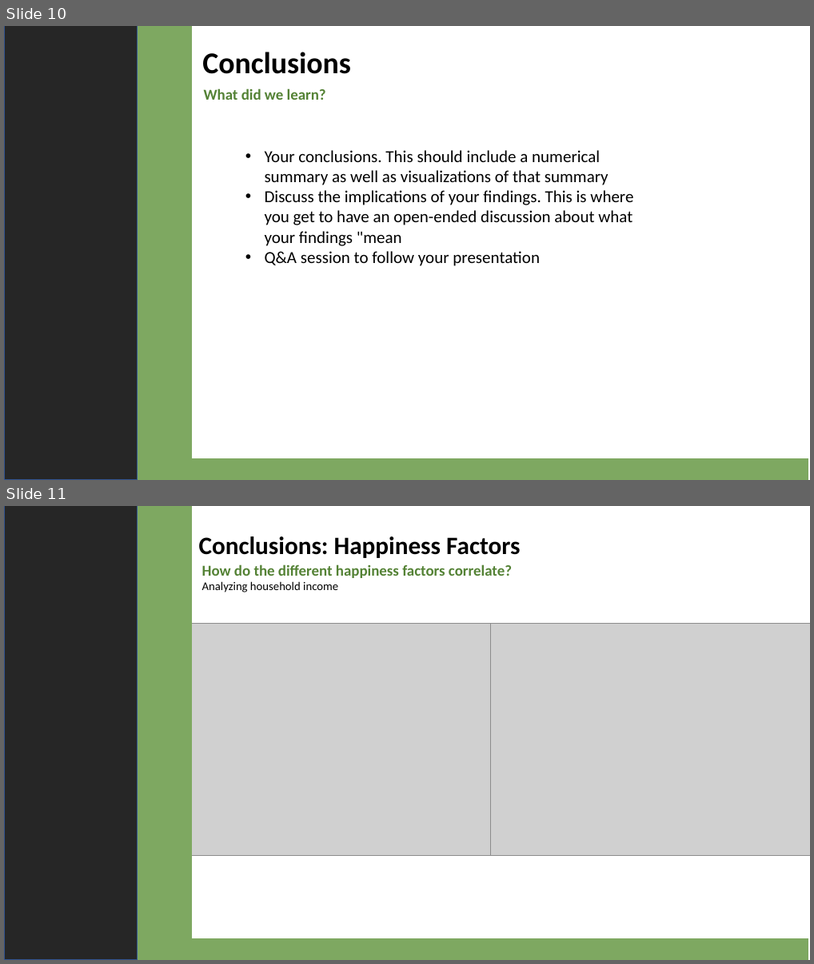
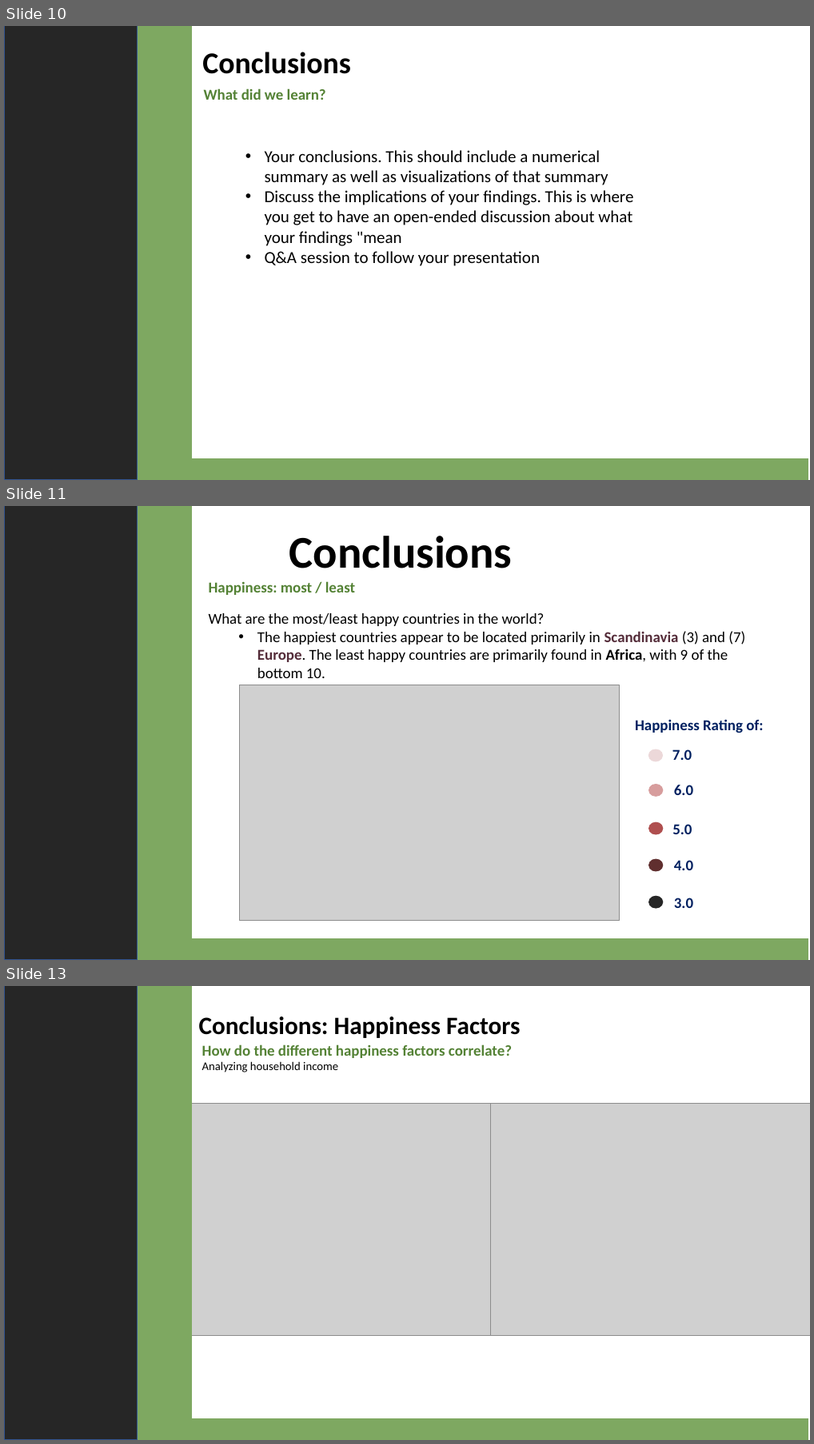
Before and after one commit to 4d4m43/DrinkAndBeHapPY, a slide deck: DrinkandBeHappy.pptx. Shown one above the other, each under a label of ours: slides 10 and 11 before the commit, slides 10, 11 and 13 after it; the slides between them are not shown. The pictures are 814x964 and 814x1444 pixels, drawn with LibreOffice and Linux fonts; fonts in the diff are those of the drawing; grey boxes stand for pictures. Boxes give left, top, right and bottom in pixels: in the first picture for what was removed or moved away, otherwise in the second. Text is boxed around its words. In the diff, an @@ line names an element or a change of style, - is before the commit and + after.

Commit message:
Added conclusion slides

```diff
--- a/DrinkandBeHappy.pptx
+++ b/DrinkandBeHappy.pptx
@@ slide 11 added at [4,506,810,960], background #FFFFFF @@
@@ rectangle added at [4,506,137,960], fill #262626, outline #325491 1 pt @@
@@ rectangle added at [70,506,191,960], fill #7EA861, outline #7EA861 1 pt @@
@@ text added at [290,536,513,568], 54 pt, text #000000, bold @@
+Conclusions
@@ text added at [209,581,355,595], 18 pt, text #548235, bold @@
+Happiness: most / least
@@ text added at [209,613,746,678], 18 pt, text #000000 @@
+        What are the most/least happy countries in the world?
+          • The happiest countries appear to be located primarily in Scandinavia (3) and (7) Europe. The least happy countries are primarily found in Africa, with 9 of the bottom 10.
@@ picture added at [240,685,620,920] @@
@@ text added at [635,719,763,733], 18 pt, text #002060, bold @@
+Happiness Rating of:
@@ group added at [650,749,694,908]: 5 texts, 5 ellipses @@
+7.0
+6.0
+5.0
+4.0
+3.0
@@ rectangle added at [169,939,809,960], fill #7EA861, outline #7EA861 1 pt @@
@@ what was slide 11 is now slide 13 @@
```
Also in this commit, not shown: 2 other slides added, 2 slides removed, 2 other files.
